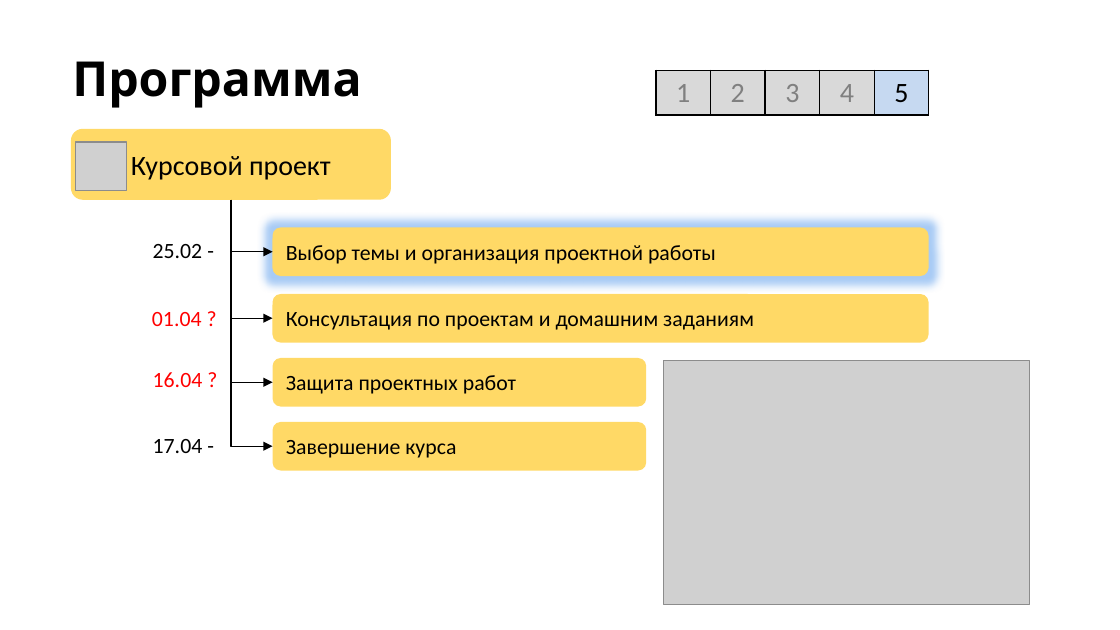
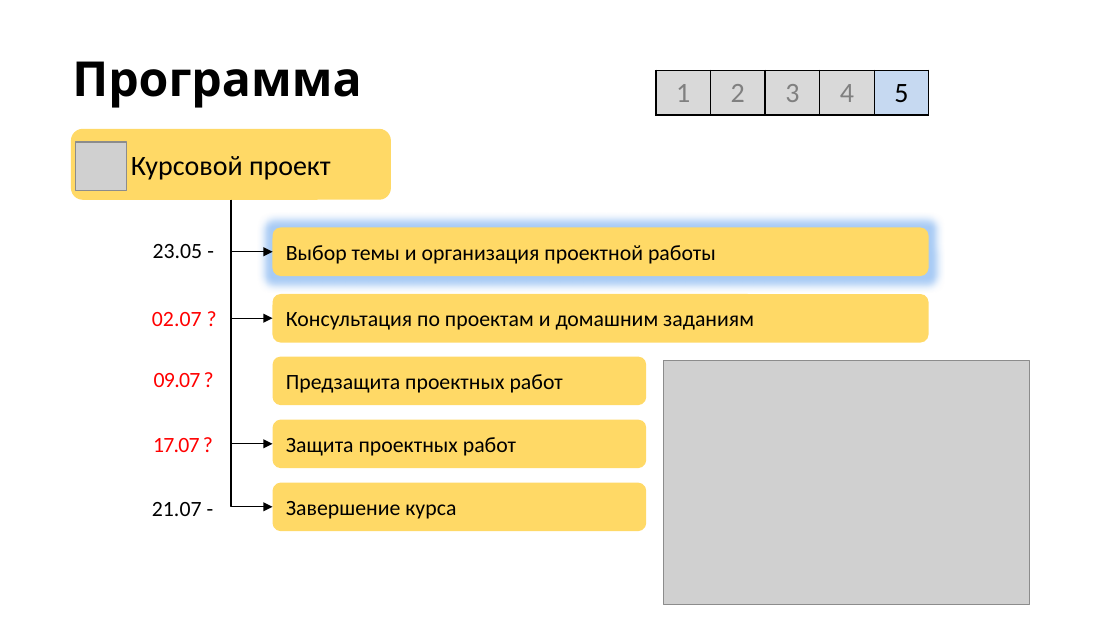
Before and after one commit to stureiko/Otus_lectures, a slide deck: slide 11 of RL/Course-project/Course project.pptx. Drawn at 1120x630 pixels with LibreOffice and Linux fonts; fonts in the diff are those of the drawing; grey boxes stand for pictures; background and template pictures are left out. Boxes give left, top, right and bottom in pixels: in the first picture for what was removed or moved away, otherwise in the second. Text is boxed around its words. In the diff, an @@ line names an element or a change of style, - is before the commit and + after.

```diff
--- a/RL/Course-project/Course project.pptx
+++ b/RL/Course-project/Course project.pptx
@@ elbow arrow moved from (231, 199) - (272, 446) to (231, 199) - (272, 507) @@
@@ elbow arrow moved from (231, 199) - (272, 382) to (231, 199) - (272, 444) @@
@@ text at [153, 244, 203, 258]: text changed @@
-25.02 -
+23.05 -
@@ text at [152, 312, 202, 326]: text changed @@
-01.04 ?
+02.07 ?
@@ rounded rectangle added at [272, 356, 646, 404], fill #FFD966, 14 pt, text #000000 @@
+Предзащита проектных работ
@@ text at [154, 373, 201, 387]: text changed @@
-16.04 ?
+09.07 ?
@@ text at [153, 438, 200, 452]: text changed; text colour #000000 to #FF0000 @@
-17.04 -
+17.07 ?
@@ rounded rectangle "Защита проектных работ": place and size @@
-rounded rectangle "Защита проектных работ" at [272, 358, 646, 407]
+rounded rectangle "Защита проектных работ" at [272, 420, 646, 468]
@@ text added at [152, 502, 202, 516], 14 pt, text #000000 @@
+21.07 -
@@ rounded rectangle "Завершение курса": place and size @@
-rounded rectangle "Завершение курса" at [272, 422, 646, 470]
+rounded rectangle "Завершение курса" at [272, 483, 646, 531]
```
Also in this commit, not shown: 44 other files.
